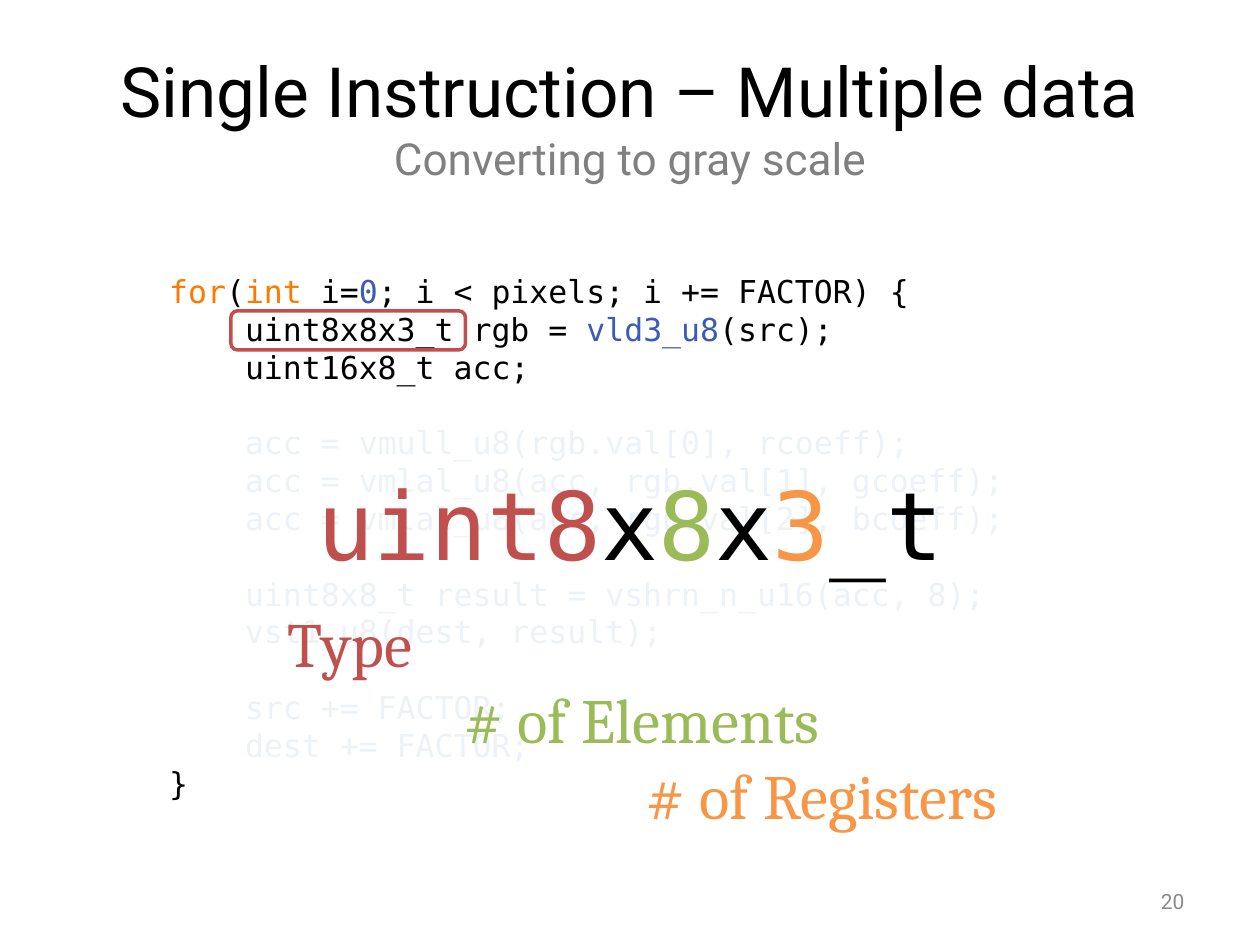
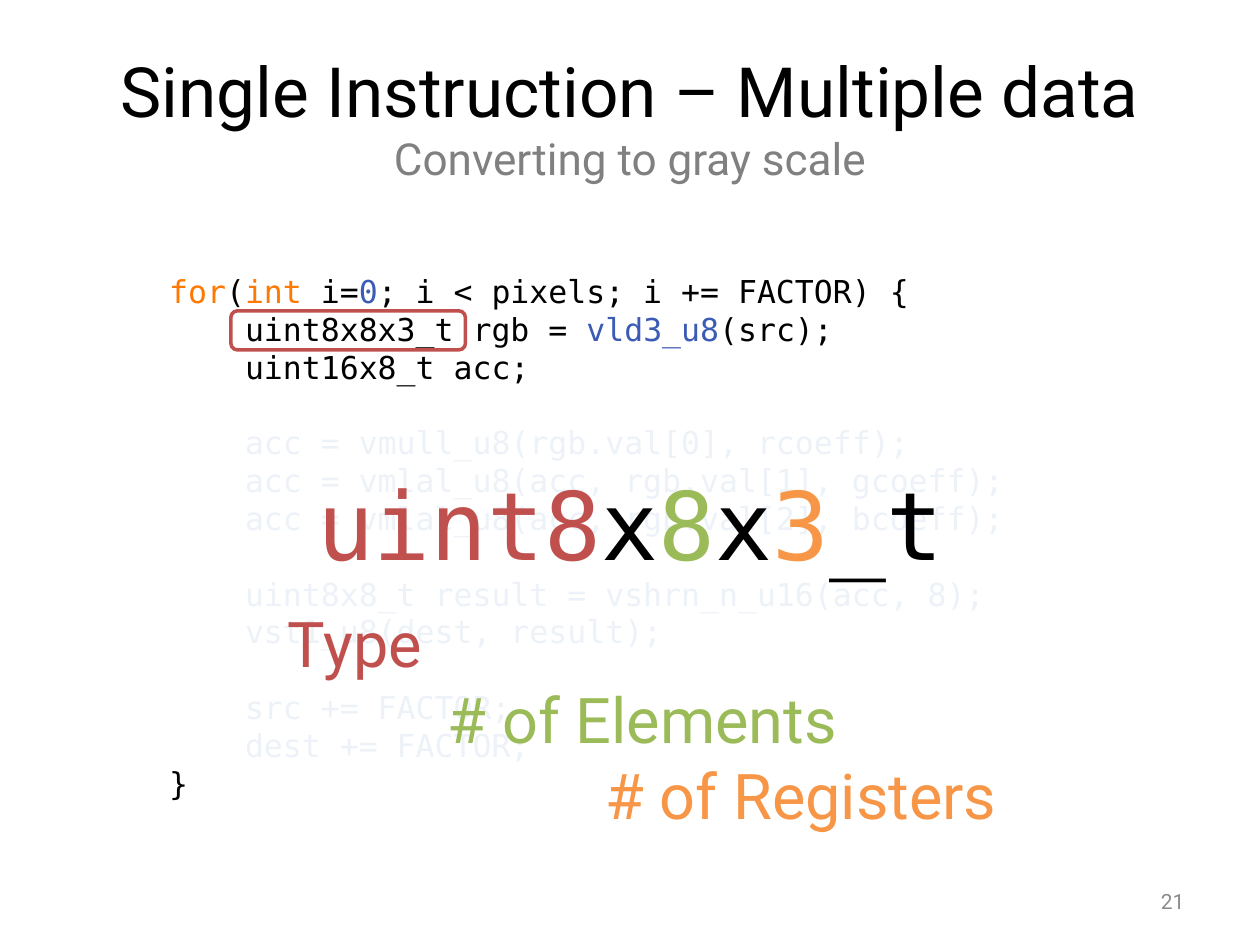
Before and after one commit to Jule/aw1, a slide deck: slide 21 of Praese/Presentation1.pptx (slide 20 before the commit). Drawn at 1260x945 pixels with LibreOffice and Linux fonts; fonts in the diff are those of the drawing; background and template pictures are left out. Boxes give left, top, right and bottom in pixels: in the first picture for what was removed or moved away, otherwise in the second. Text is boxed around its words. In the diff, an @@ line names an element or a change of style, - is before the commit and + after.

```diff
--- a/Praese/Presentation1.pptx
+++ b/Praese/Presentation1.pptx
@@ text "Type" at bbox=[288, 622, 996, 832]: font Cambria to Roboto @@
@@ page number at bbox=[1161, 894, 1185, 909]: text changed @@
-20
+21
```
Also in this commit, not shown: 7 other slides changed, 1 slide added, 2 other files.
